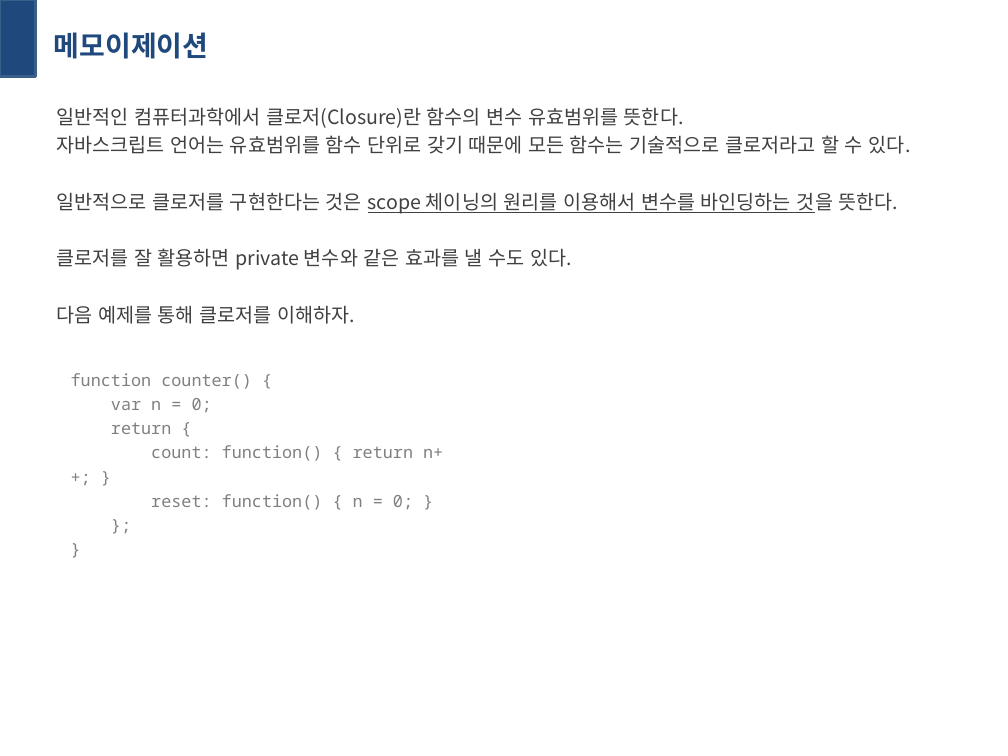
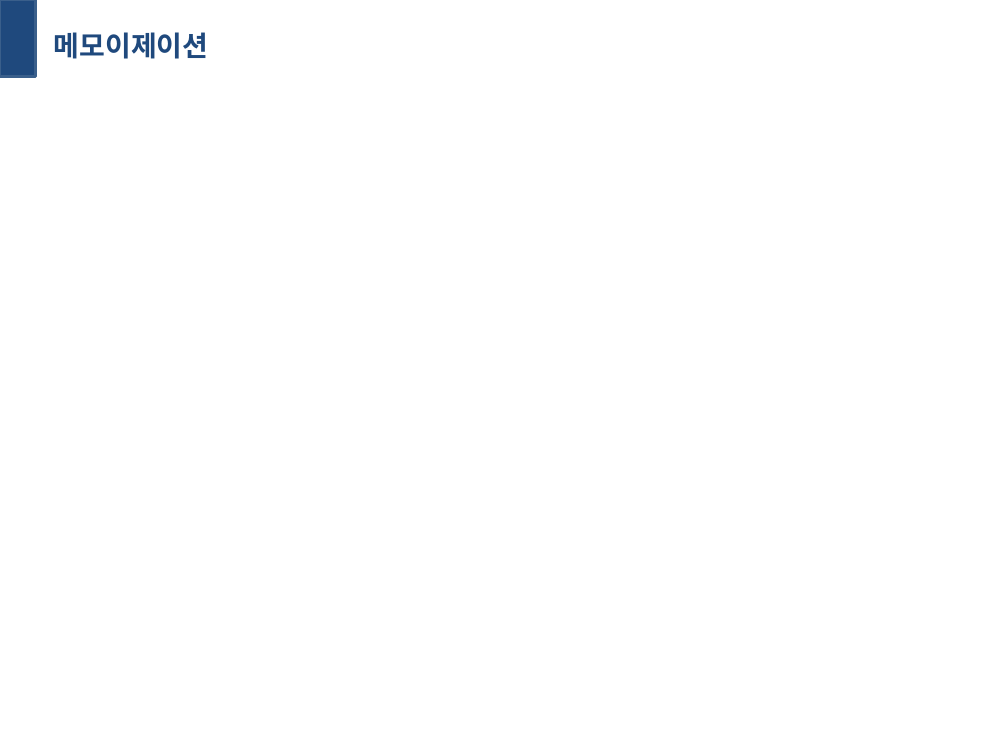
Before and after one commit to primrose201/studyspace, a slide deck: slide 16 of Javascript_Perfect_Guide/week05_c08.pptx. Drawn at 1008x756 pixels with LibreOffice and Linux fonts; fonts in the diff are those of the drawing. Boxes give left, top, right and bottom in pixels: in the first picture for what was removed or moved away, otherwise in the second. Text is boxed around its words. In the diff, an @@ line names an element or a change of style, - is before the commit and + after.

```diff
--- a/Javascript_Perfect_Guide/week05_c08.pptx
+++ b/Javascript_Perfect_Guide/week05_c08.pptx
@@ text removed at box(56, 107, 911, 324) @@
-일반적인 컴퓨터과학에서 클로저(Closure)란 함수의 변수 유효범위를 뜻한다.
-자바스크립트 언어는 유효범위를 함수 단위로 갖기 때문에 모든 함수는 기술적으로 클로저라고 할 수 있다.
-일반적으로 클로저를 구현한다는 것은 scope 체이닝의 원리를 이용해서 변수를 바인딩하는 것을 뜻한다.
-클로저를 잘 활용하면 private 변수와 같은 효과를 낼 수도 있다.
-다음 예제를 통해 클로저를 이해하자.
@@ text removed at box(71, 373, 443, 510) @@
-function counter() {
-var n = 0;
-return {
-count: function() { return n++; }
-reset: function() { n = 0; }
-};
-}
```
Also in this commit, not shown: 1 other file.
